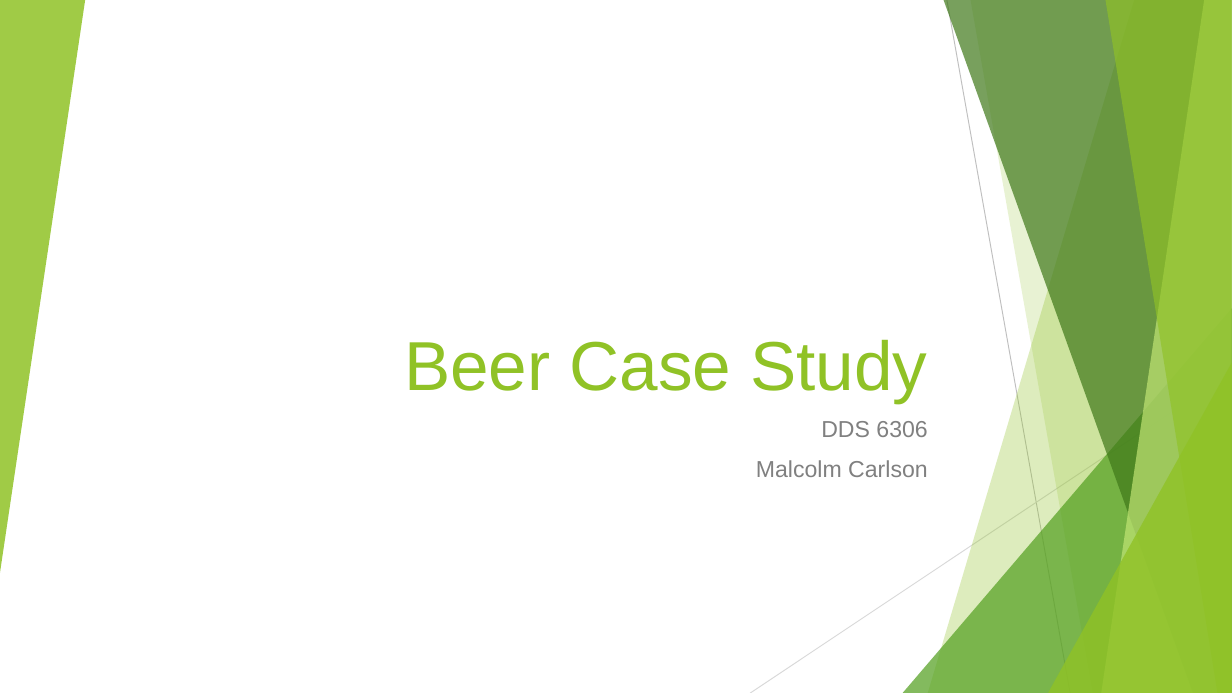
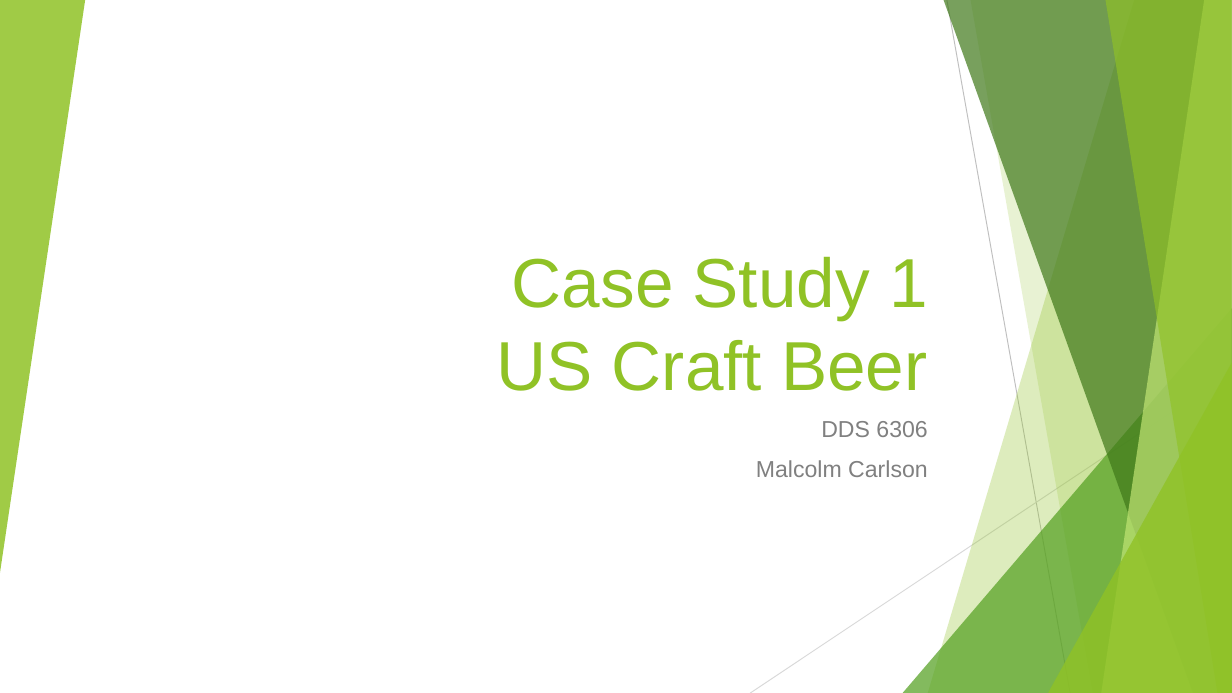
Before and after one commit to malcolmccarlson/DDS-CaseStudy1, a slide deck: slide 1 of MalcolmCarlsonBeerDataEDA.DDS6306.pptx. Drawn at 1232x693 pixels with LibreOffice and Linux fonts; fonts in the diff are those of the drawing. Boxes give left, top, right and bottom in pixels: in the first picture for what was removed or moved away, otherwise in the second. Text is boxed around its words. In the diff, an @@ line names an element or a change of style, - is before the commit and + after.

```diff
--- a/MalcolmCarlsonBeerDataEDA.DDS6306.pptx
+++ b/MalcolmCarlsonBeerDataEDA.DDS6306.pptx
@@ title at (497, 256, 928, 391): text changed @@
-Beer Case Study
+Case Study 1
+US Craft Beer
```
Also in this commit, not shown: 2 other slides changed, 3 slides added, 3 other files.
